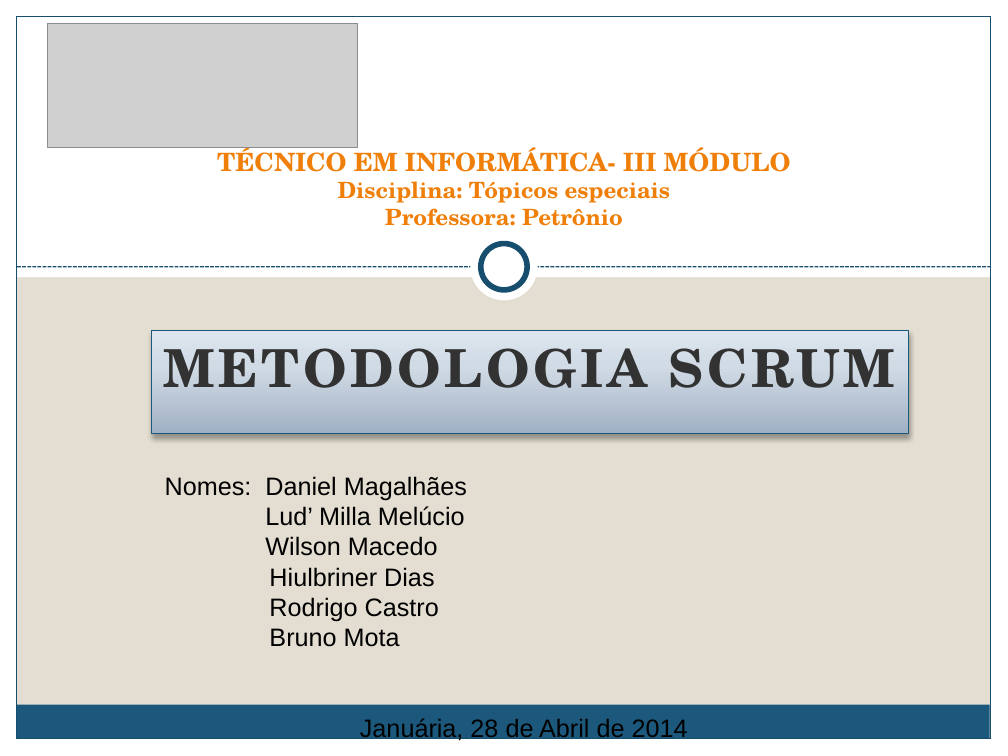
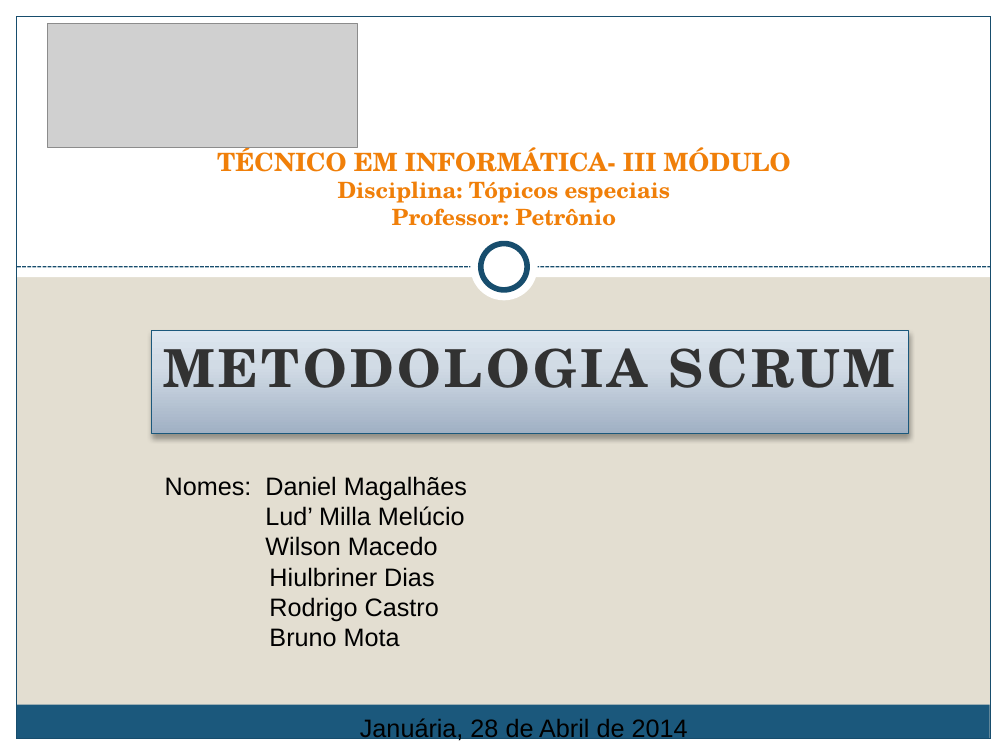
Before and after one commit to rodrigolu/metodologia-scrum, a slide deck: slide 1 of TÉCNICO EM INFORMÁTICA- metodologia scrum.pptx. Drawn at 1008x756 pixels with LibreOffice and Linux fonts; fonts in the diff are those of the drawing; grey boxes stand for pictures. Boxes give left, top, right and bottom in pixels: in the first picture for what was removed or moved away, otherwise in the second. Text is boxed around its words. In the diff, an @@ line names an element or a change of style, - is before the commit and + after.

Commit message:
correção

```diff
--- a/TÉCNICO EM INFORMÁTICA- metodologia scrum.pptx
+++ b/TÉCNICO EM INFORMÁTICA- metodologia scrum.pptx
@@ title at (217, 145, 791, 226): text changed @@
-TÉCNICO EM INFORMÁTICA- III MÓDULO
-Disciplina: Tópicos especiais
-Professora: Petrônio
+TÉCNICO EM INFORMÁTICA- III MÓDULO
+Disciplina: Tópicos especiais
+Professor: Petrônio
```
